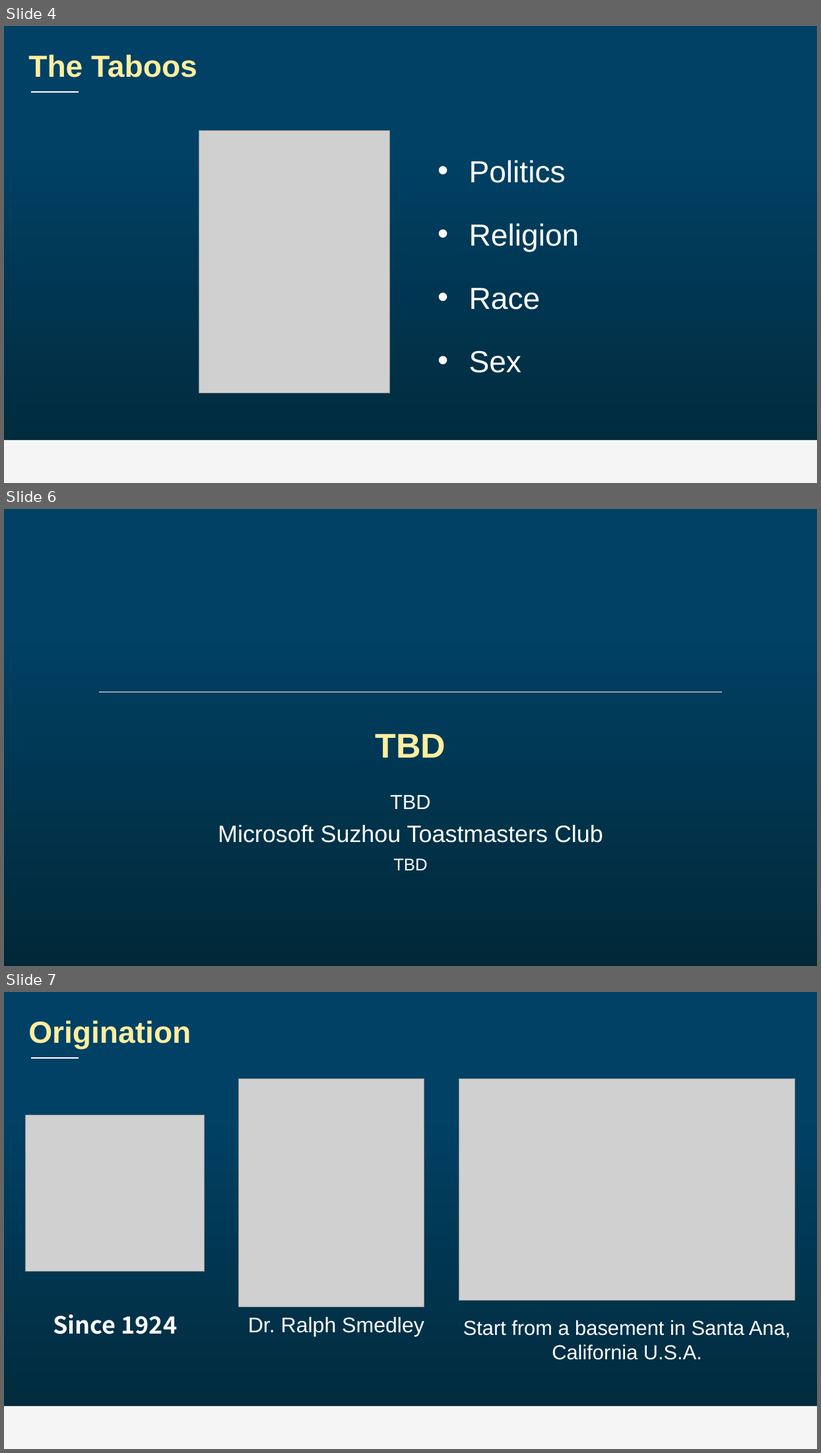
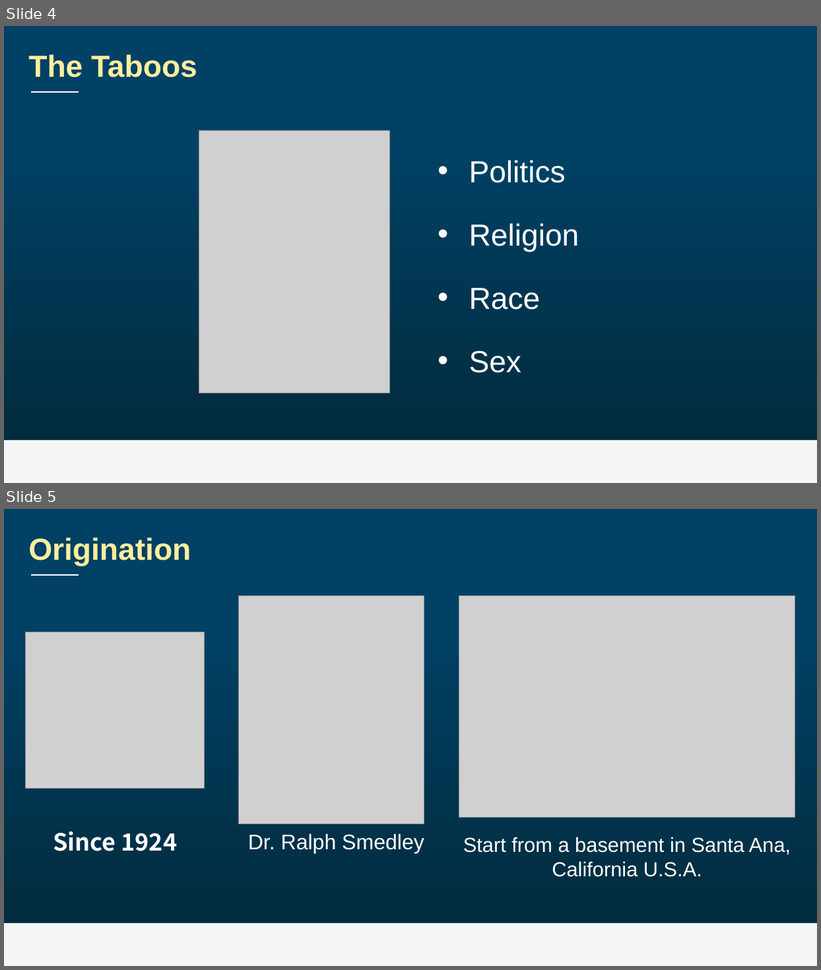
Before and after one commit to misu-tmc/misu, a slide deck: apps/backend/static/main-slides/main-agenda-template.pptx. Shown one above the other, each under a label of ours: slides 4, 6 and 7 before the commit, slides 4 and 5 after it; the slides between them are not shown. The pictures are 821x1453 and 821x970 pixels, drawn with LibreOffice and Linux fonts; fonts in the diff are those of the drawing; grey boxes stand for pictures; background and template pictures are left out. Boxes give left, top, right and bottom in pixels: in the first picture for what was removed or moved away, otherwise in the second. Text is boxed around its words. In the diff, an @@ line names an element or a change of style, - is before the commit and + after.

```diff
--- a/apps/backend/static/main-slides/main-agenda-template.pptx
+++ b/apps/backend/static/main-slides/main-agenda-template.pptx
@@ slide 6 removed at <box>4,509,817,966</box>, background #012838 @@
@@ rectangle removed at <box>4,509,817,966</box> @@
@@ line removed from (99, 692) to (723, 692) @@
@@ title removed at <box>375,734,446,758</box> @@
-TBD
@@ subtitle removed at <box>218,795,603,871</box> @@
-TBD
-Microsoft Suzhou Toastmasters Club
-TBD
@@ what was slide 7 is now slide 5 @@
```
Also in this commit, not shown: 20 other slides removed, 9 other files.
